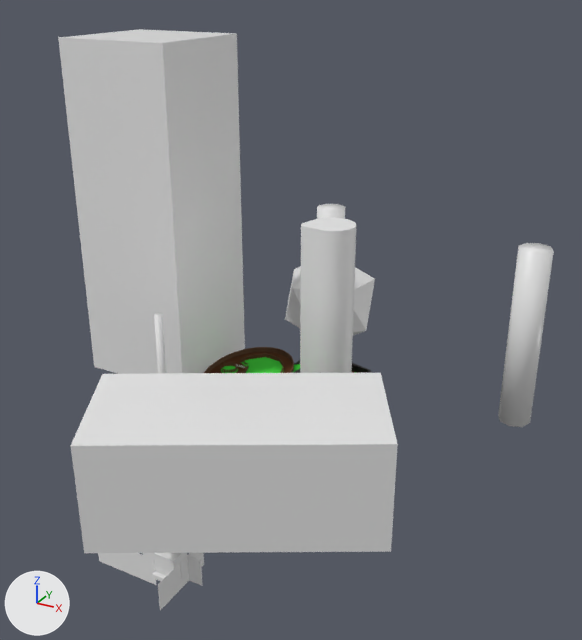
The Blender file assets/blends/level4.blend: old version first, new version second.
The view is the same before and after, from a 50 mm lens placed at (306.0, -487.0, 300.0), pointed at (42.0, -7.0, 60.0). Every picture has the same lights, and +X, +Y and +Z are marked at lower left.
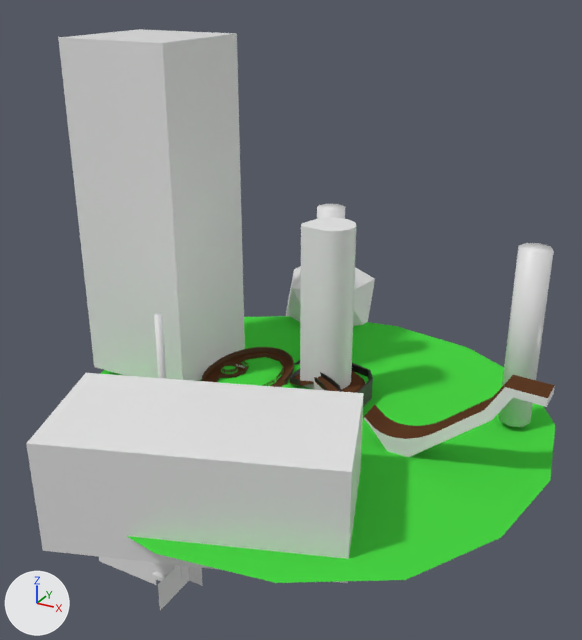
Pixel boxes [x1, y1, x2, y2] of what changed, in the pictures (582 x 640 px):
```json
{"object": "Cube.002", "change": "moved, turned", "before": [71, 373, 398, 553], "after": [26, 373, 364, 583]}
{"object": "Plane", "change": "added", "after": [100, 316, 555, 583], "on screen": "green"}
{"object": "Cube.001-col.002", "change": "added", "after": [364, 375, 555, 457], "faces in mat_white (white #e7e7e7)": [364, 386, 555, 457], "faces in mat_dirt (brown #5d3c26)": [364, 375, 555, 439]}
```

Edits to the scene script, one JSON object a line:
```json
{"op": "add", "block": "me_plane", "code": ["me_plane = bpy.data.meshes.new('Plane')", "me_plane.from_pydata([(-1.0, -1.0, 0.0), (1.0, -1.0, 0.0), (-1.0, 1.0, 0.0), (1.0, 1.0, 0.0)], [], [(0, 1, 3, 2)])", "me_plane.materials.append(mat_grass)  # green #49d645"]}
{"op": "add", "block": "me_cube_019", "code": ["me_cube_019 = bpy.data.meshes.new('Cube.019')", "me_cube_019.from_pydata(...)  # 40 vertices, 30 faces; spans x -47.8..76.6, y -9.6..9.6, z -23.9..22.5", "me_cube_019.polygons.foreach_set('use_smooth', [True] * 30)", "# faces by material slot: [18, 12]", "me_cube_019.materials.append(mat_white)  # white #e7e7e7", "me_cube_019.materials.append(mat_dirt)  # brown #5d3c26"]}
{"op": "set", "path": "ob_cube_002.location", "old": "(63.8, -114.6, 8.0)", "new": "(52.6, -135.9, 8.0)"}
{"op": "set", "path": "ob_cube_002.rotation_euler", "old": "(0.0, 0.0, 0.511)", "new": "(0.0, 0.0, 0.349)", "note": "degrees (0, 0, 29) -> degrees (0, 0, 20)"}
{"op": "add", "block": "ob_plane", "code": ["ob_plane = bpy.data.objects.new('Plane', me_plane)", "ob_plane.location = (56.3, -11.2, -12.8)", "ob_plane.scale = (201.0, 201.0, 103.0)", "_m = ob_plane.modifiers.new('Subdivision', 'SUBSURF')", "_m.levels = 3"]}
{"op": "add", "block": "ob_cube_001_col_002", "code": ["ob_cube_001_col_002 = bpy.data.objects.new('Cube.001-col.002', me_cube_019)", "ob_cube_001_col_002.location = (163.6, -20.8, 22.5)", "ob_cube_001_col_002.rotation_euler = (0.0, -0.698, 0.0)  # degrees (0, -40, 0)"]}
```
